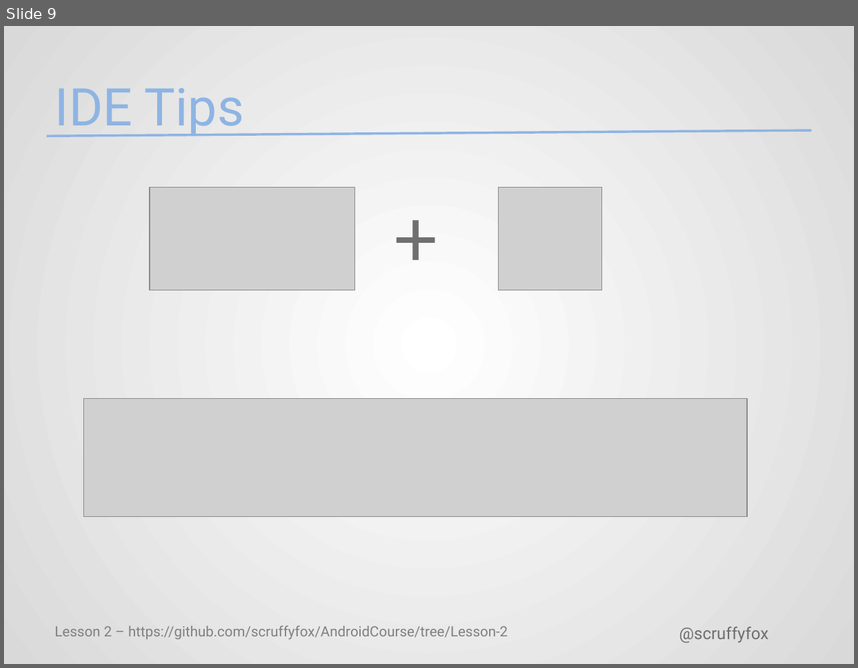
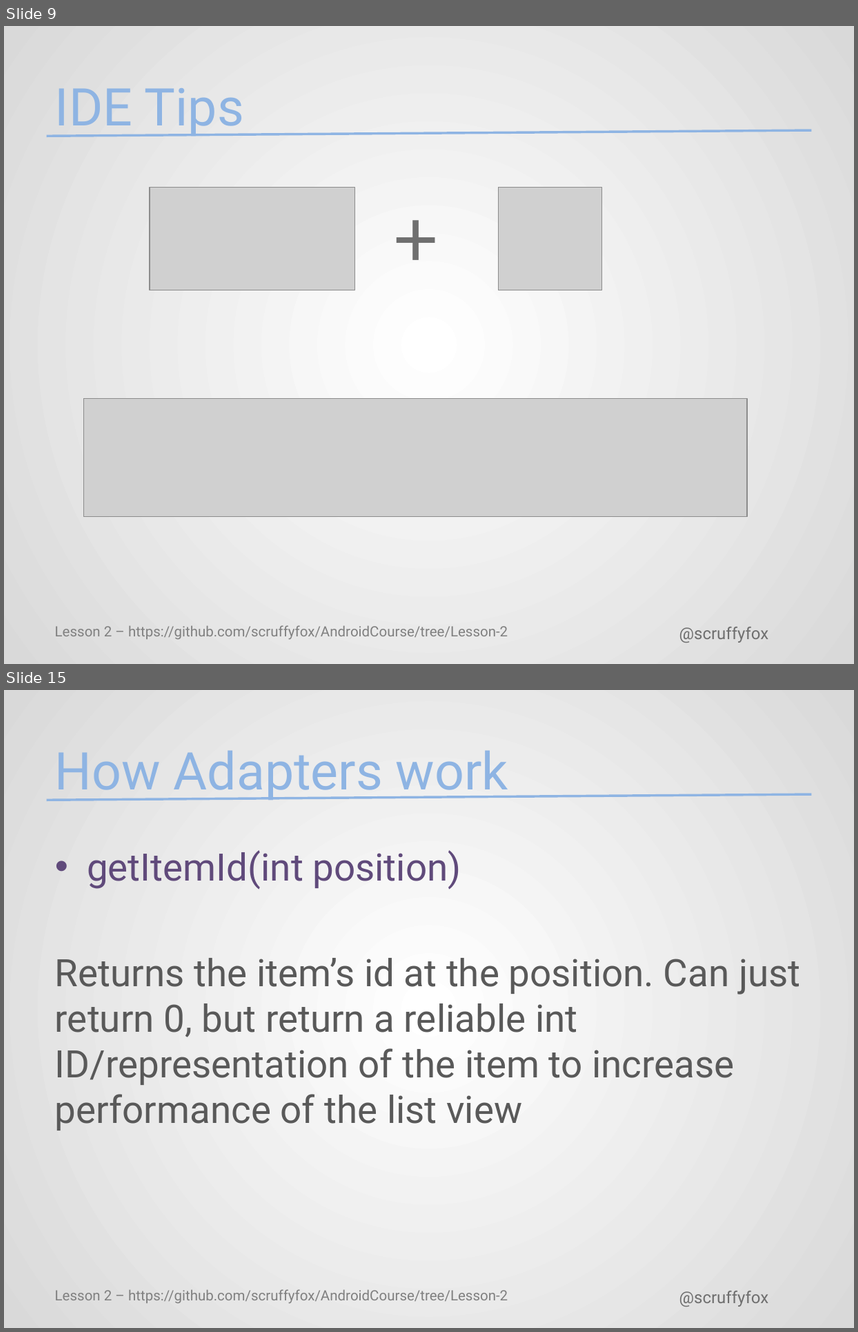
Before and after one commit to scruffyfox/AndroidCourse, a slide deck: pptx/Lesson2.pptx. Shown one above the other, each under a label of ours: slide 9 before the commit, slides 9 and 15 after it; the slides between them are not shown. The pictures are 858x668 and 858x1332 pixels, drawn with LibreOffice and Linux fonts; fonts in the diff are those of the drawing; grey boxes stand for pictures; background and template pictures are left out. Boxes give left, top, right and bottom in pixels: in the first picture for what was removed or moved away, otherwise in the second. Text is boxed around its words. In the diff, an @@ line names an element or a change of style, - is before the commit and + after.

```diff
--- a/pptx/Lesson2.pptx
+++ b/pptx/Lesson2.pptx
@@ slide 15 added at (4,690,854,1328), background gradient #FFFFFF to #D9D9D9; not listed: 3 template elements that a slide beside it also shows @@
@@ title added at (55,750,508,801), 44 pt, text #8EB4E3 @@
+How Adapters work
@@ text added at (55,850,800,1130), 32 pt, text #595959 @@
+• getItemId(int position)
+Returns the item’s id at the position. Can just return 0, but return a reliable int ID/representation of the item to increase performance of the list view
```
Also in this commit, not shown: 8 other slides added, 1 slide removed.
